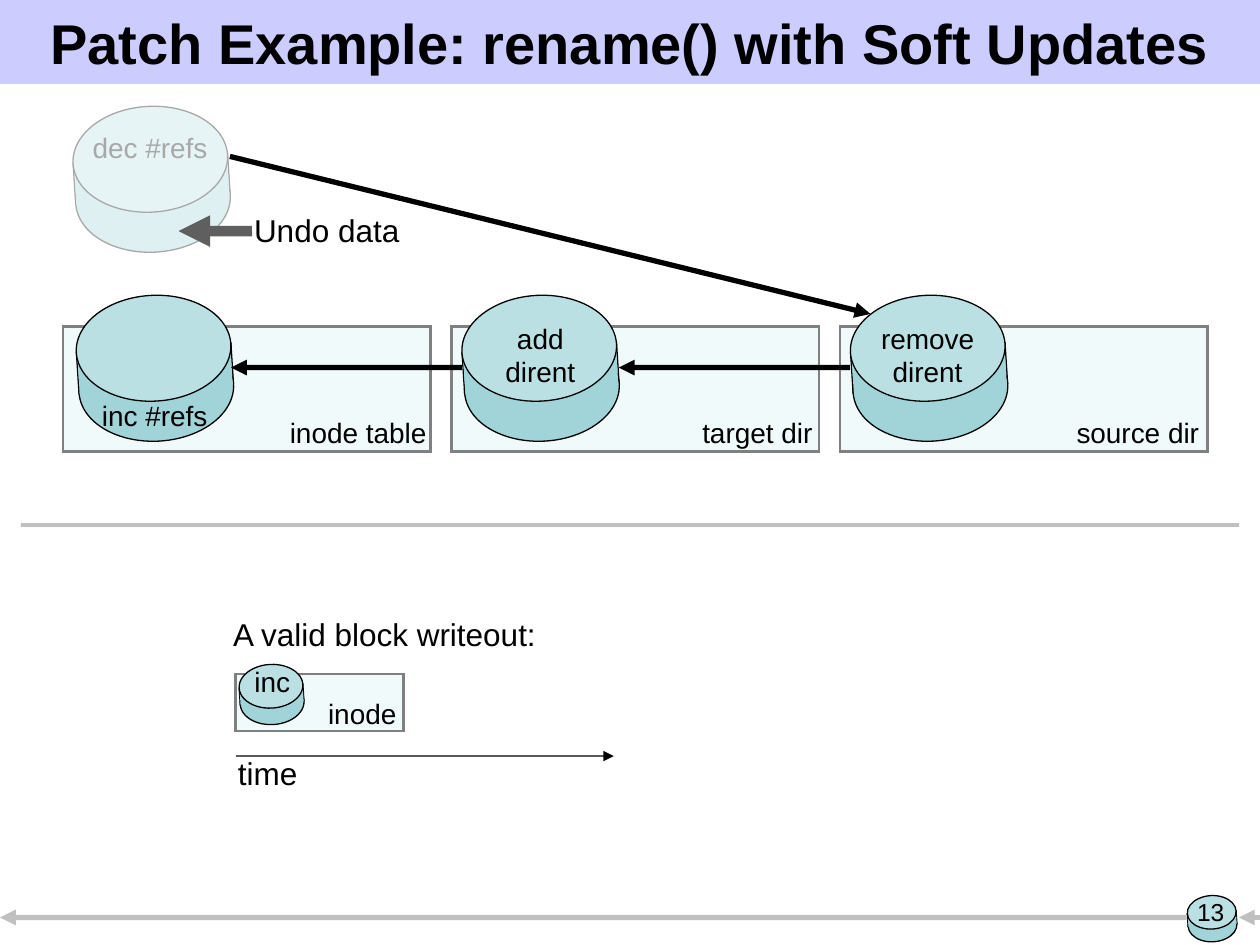
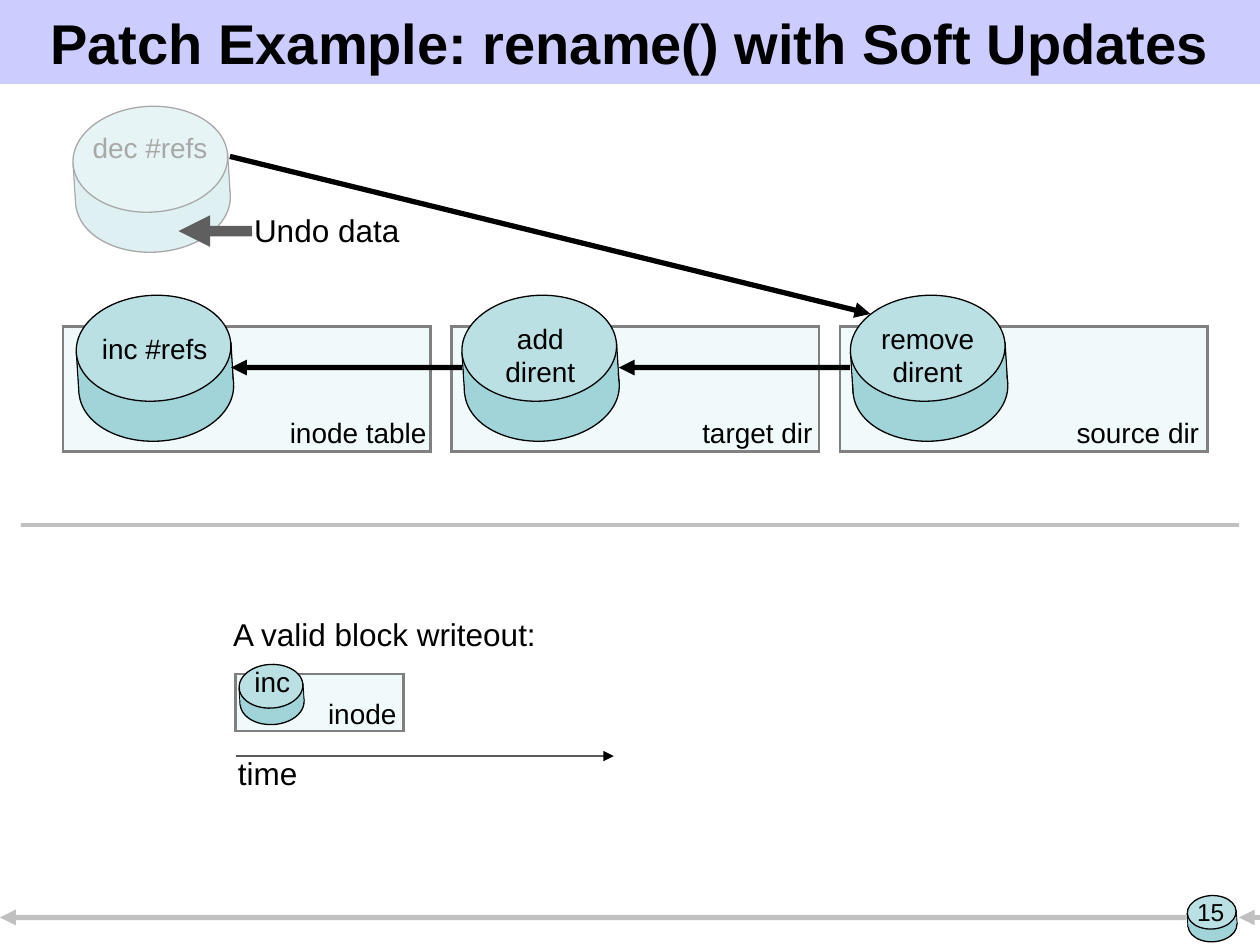
Before and after one commit to ucla-readable/fstitch-doc, a slide deck: slide 15 of sosp/pres.ppt (slide 13 before the commit). Drawn at 1260x945 pixels with LibreOffice and Linux fonts; fonts in the diff are those of the drawing. Boxes give left, top, right and bottom in pixels: in the first picture for what was removed or moved away, otherwise in the second. Text is boxed around its words. In the diff, an @@ line names an element or a change of style, - is before the commit and + after.

```diff
--- a/sosp/pres.ppt
+++ b/sosp/pres.ppt
@@ text "inc #refs" rewrapped from (102, 405, 207, 431) to (102, 338, 207, 360) @@
@@ page number at (1197, 904, 1224, 926): text changed @@
-13
+15
```
Also in this commit, not shown: 7 other slides changed, 3 slides added, 1 slide removed.
